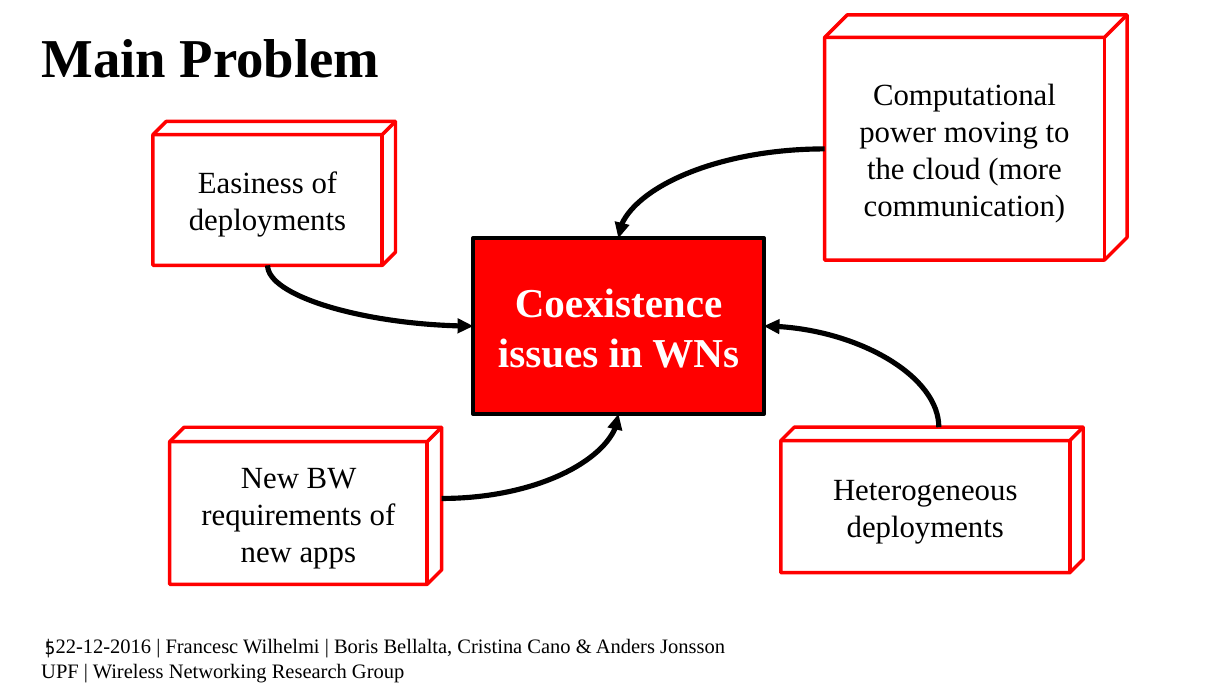
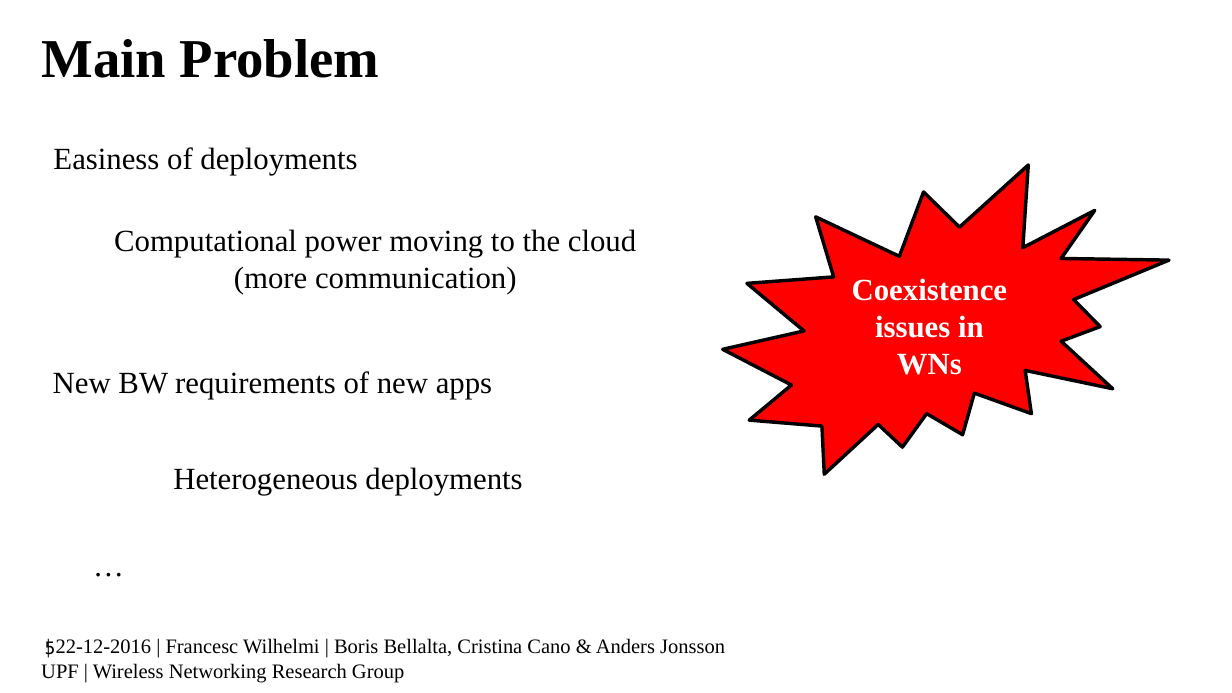
Before and after one commit to BelmY/thesis_proposal, a slide deck: slide 5 of Presentation/thesis_proposal.pptx. Drawn at 1232x693 pixels with LibreOffice and Linux fonts; fonts in the diff are those of the drawing; background and template pictures are left out. Boxes give left, top, right and bottom in pixels: in the first picture for what was removed or moved away, otherwise in the second. Text is boxed around its words. In the diff, an @@ line names an element or a change of style, - is before the commit and + after.

```diff
--- a/Presentation/thesis_proposal.pptx
+++ b/Presentation/thesis_proposal.pptx
@@ cube "Easiness of deployments": place and size @@
-cube "Easiness of deployments" at box(153, 122, 395, 266)
+cube "Easiness of deployments" at box(0, 126, 434, 185)
@@ curved arrow removed from (824, 149) to (618, 238) @@
@@ irregular seal "Coexistence issues in WNs": place and size @@
-irregular seal "Coexistence issues in WNs" at box(473, 238, 764, 414)
+irregular seal "Coexistence issues in WNs" at box(723, 165, 1169, 474)
@@ irregular seal "Coexistence issues in WNs" at box(723, 165, 1169, 474): size 24 to 18 pt; rectangle to irregular seal @@
@@ cube "Computational power moving to the ...": place and size @@
-cube "Computational power moving to the ..." at box(824, 15, 1126, 260)
+cube "Computational power moving to the ..." at box(92, 207, 668, 299)
@@ curved arrow removed from (267, 265) to (473, 326) @@
@@ curved arrow removed from (939, 428) to (764, 326) @@
@@ cube "New BW requirements of new ...": place and size @@
-cube "New BW requirements of new ..." at box(170, 428, 442, 585)
+cube "New BW requirements of new ..." at box(14, 352, 536, 404)
@@ curved arrow removed from (442, 499) to (618, 414) @@
@@ outline #FF0000 2 pt to none in 4 elements at box(0, 126, 434, 185), box(14, 352, 536, 404), box(92, 207, 668, 299), box(127, 447, 574, 503) @@
@@ cube "Heterogeneous deployments": place and size @@
-cube "Heterogeneous deployments" at box(781, 428, 1083, 573)
+cube "Heterogeneous deployments" at box(127, 447, 574, 503)
@@ cube added at box(14, 533, 208, 589), 18 pt, text #000000 @@
+…
```
Also in this commit, not shown: 1 other slide changed, 2 slides added, 19 other files.
